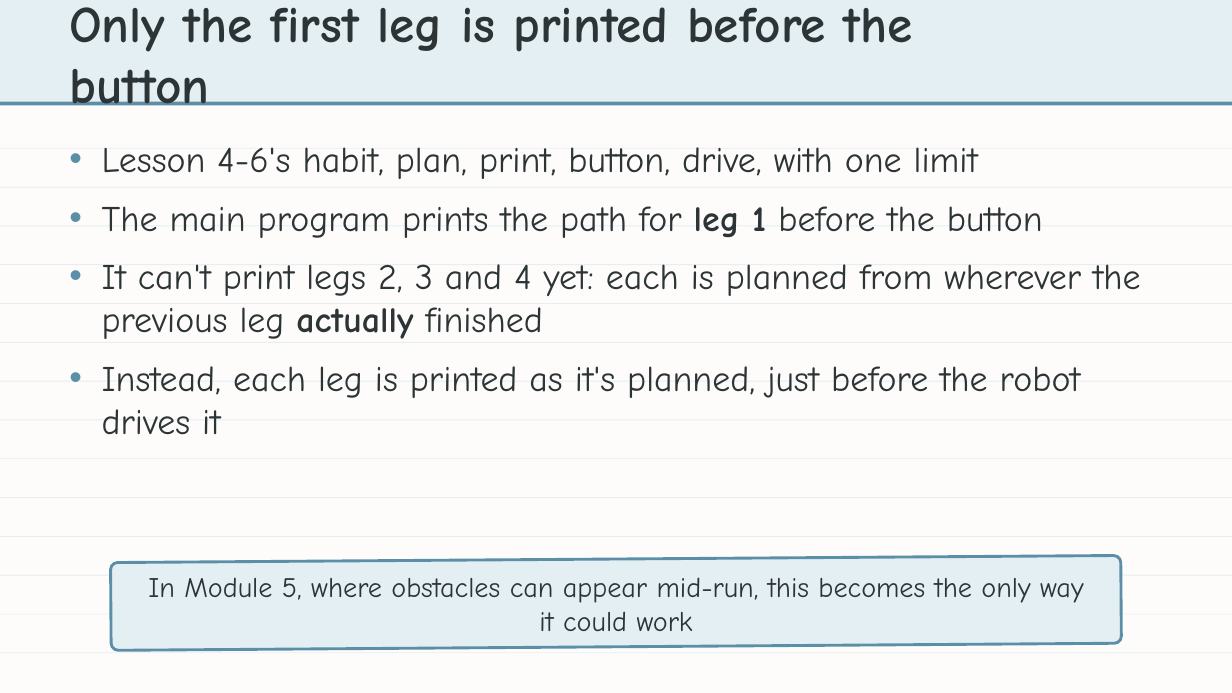
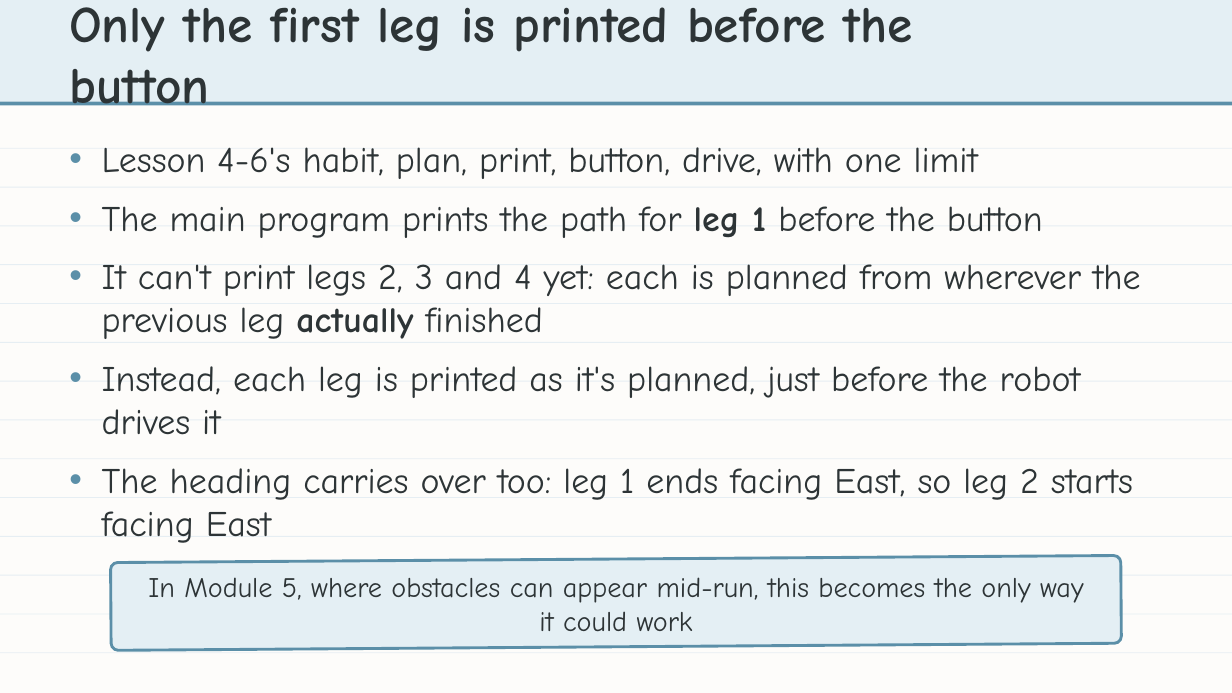
Before and after one commit to bradamiller/LearningPython, a slide deck: slide 8 of static/slides/module-04-manhattan/module-4-lesson-07-final-project.pptx (slide 11 before the commit). Drawn at 1232x693 pixels with LibreOffice and Linux fonts; fonts in the diff are those of the drawing. Boxes give left, top, right and bottom in pixels: in the first picture for what was removed or moved away, otherwise in the second. Text is boxed around its words. In the diff, an @@ line names an element or a change of style, - is before the commit and + after.

```diff
--- a/static/slides/module-04-manhattan/module-4-lesson-07-final-project.pptx
+++ b/static/slides/module-04-manhattan/module-4-lesson-07-final-project.pptx
@@ text at (102,468,1133,543): paragraph added @@
+• The heading carries over too: leg 1 ends facing East, so leg 2 starts facing East
```
Also in this commit, not shown: 4 other slides changed, 8 slides removed, 2 other files.
